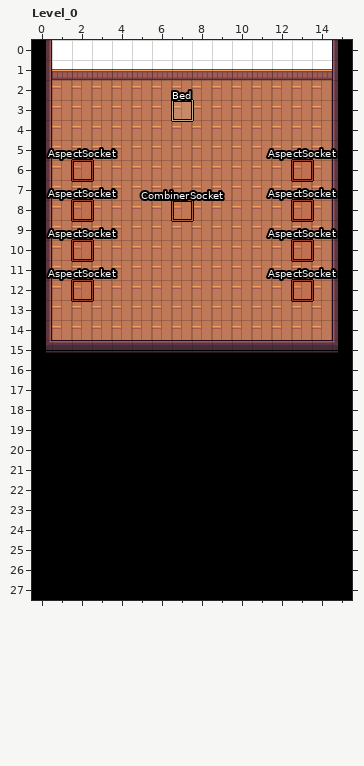
Level history. LDtk project: assets/map/level.ldtk. This is how it looked before the edit.
Cells are 32x32 px. Shown: Level_0 x 0..15, y 0..27. The old version is drawn lined up with the new one.
Once edited:
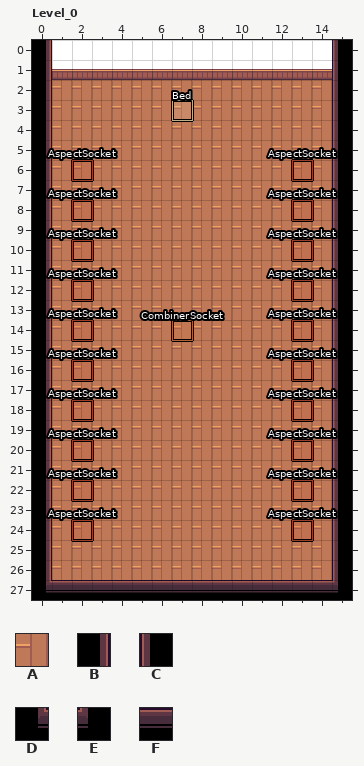
Key: from "Big_atlas": A 339, B 624, C 628, D 672, E 676, F 722.
_ is an empty cell.
Objects are placed by their top-left corner, in cells (3,4 is the top-left corner of cell 3,4); size is 1x1 cell unless given.
Commit message: feat: Push newly combined aspect to sockets
Changes in this commit:
map size 16x16 -> 16x28 cells
Layer "Tiles":
y 15: x 0..15 DFFFFFFFFFFFFFFE -> BAAAAAAAAAAAAAAC
y 16..26: x 0..15 ________________ -> BAAAAAAAAAAAAAAC
y 27: x 0..15 ________________ -> DFFFFFFFFFFFFFFE
Layer "Entities":
changed: "CombinerSocket" rectangle at 7,8 -> "CombinerSocket" rectangle at 7,14
added: "AspectSocket" rectangle at 2,14
added: "AspectSocket" rectangle at 2,16
added: "AspectSocket" rectangle at 2,18
added: "AspectSocket" rectangle at 2,20
added: "AspectSocket" rectangle at 2,22
added: "AspectSocket" rectangle at 2,24
added: "AspectSocket" rectangle at 13,14
added: "AspectSocket" rectangle at 13,16
added: "AspectSocket" rectangle at 13,18
added: "AspectSocket" rectangle at 13,20
added: "AspectSocket" rectangle at 13,22
added: "AspectSocket" rectangle at 13,24
